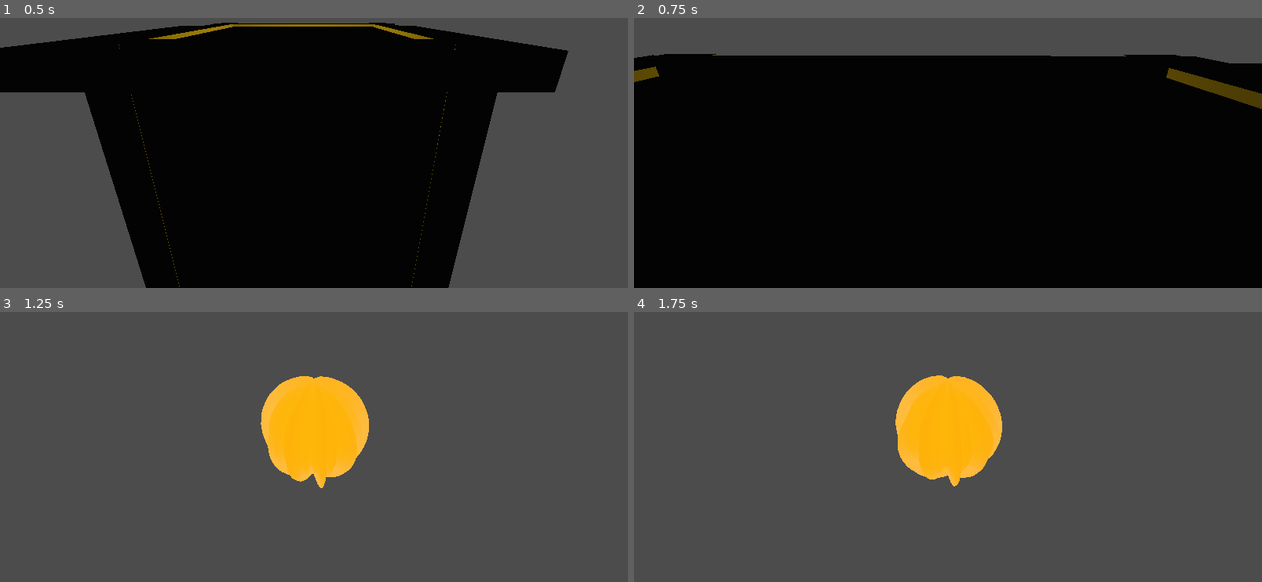
Above: before the commit, frames 1-4 (two rows, left to right).
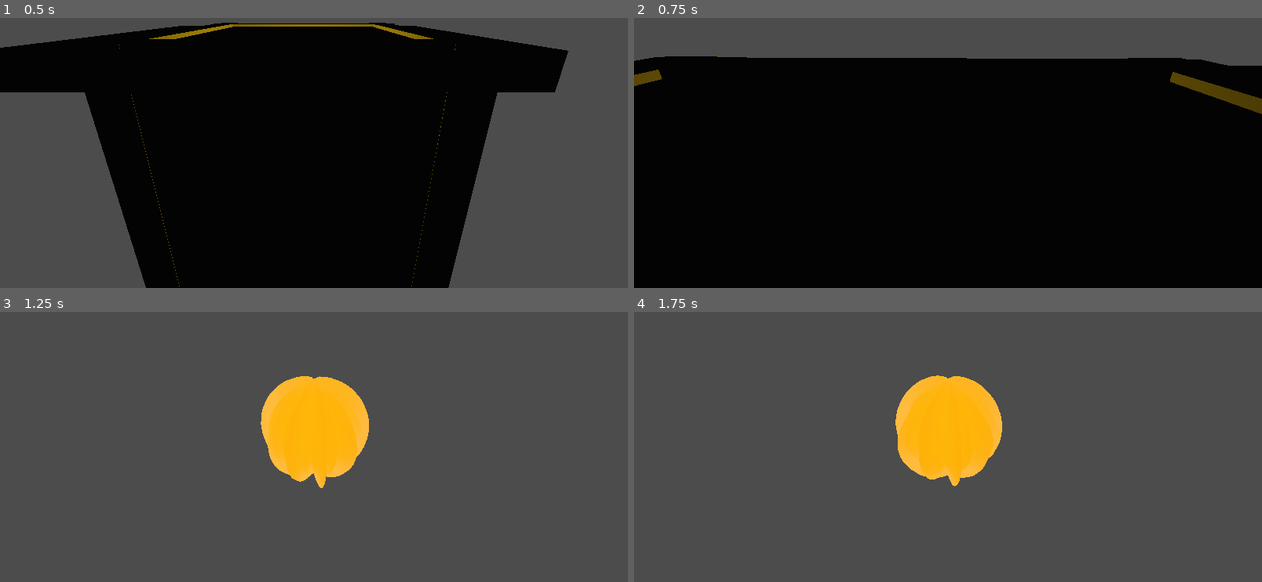
Above: after the commit, the same moments.

Repository: TheCubeOfFire/GGJ2022-Codename-OmeletteDuFromage
Game: Godot game, scene res://assets/developers/asterius/asterius_test_map.tscn
Same seed, same stepped clock (60 frames per second), same inputs: the game is played once before the commit and once after it. This scene is started directly instead of the project's main scene.
Inputs (mouse positions are in pixels of both pictures, inside the frame that each line leads up to):
- Up to frame 1 (0.5 s): no input
- Up to frame 2 (0.75 s): tap Enter at 0.5 s; move the mouse to (941, 109) at 0.52 s; click (941, 109) at 0.6 s
- Up to frame 3 (1.25 s): no input
- Up to frame 4 (1.75 s): move the mouse to (991, 403) at 1.27 s; click (991, 403) at 1.35 s

Frame 1 is identical in both runs. In frame 2, 1.5% of the frame differs, in the area x 0-100%, y 13-36%; in frame 3, less than 0.1%; in frame 4, less than 0.1%.

Commit message:
Changed mouse movement to be based on frame time
With this change, mouse movement is the same even if the game is
lagging.

Diff:
--- a/assets/player/player.gd
+++ b/assets/player/player.gd
@@ -3,7 +3,7 @@
 
 const DASH_ACCELERATION: float = 2000.0
 
-const MOUSE_SENSIVITY: float = 0.05
+const MOUSE_SENSIVITY: float = 5.0
 
 var velocity := Vector3.ZERO
 
@@ -24,7 +24,7 @@
 
 func _input(event: InputEvent) -> void:
 	if event is InputEventMouseMotion and Input.get_mouse_mode() == Input.MOUSE_MODE_CAPTURED:
-		_rotate_camera(event.relative.y, event.relative.x, -MOUSE_SENSIVITY)
+		_rotate_camera(event.relative.y, event.relative.x, -MOUSE_SENSIVITY * get_process_delta_time())
 
 func _rotate_camera(rx: float, ry: float, scale: float) -> void:
 	camera_target.rotate_x(deg2rad(rx * scale))
